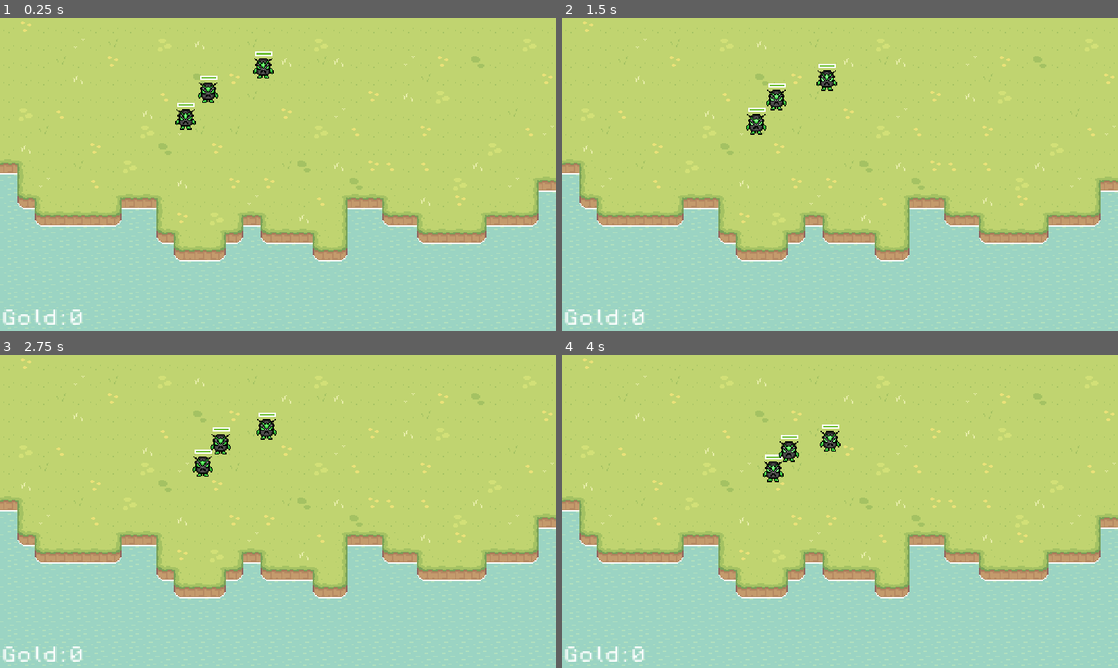
Above: before the commit, frames 1-4 (two rows, left to right).
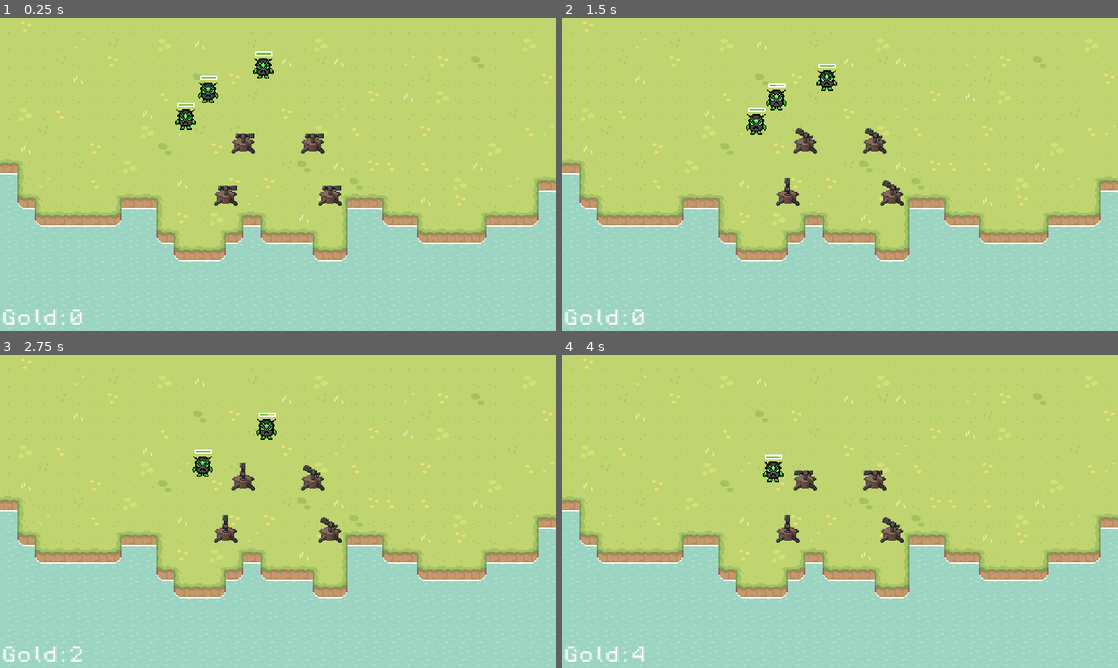
Above: after the commit, the same moments.

Repository: CrippledJevil/Command-Line-Invaders
Game: Godot game, scene res://Scenes/Map.tscn
The game is run twice, just before and just after one commit, with the same random seed, the same clock (stepped at 60 frames per second) and the same inputs.
Inputs (mouse positions are in pixels of both pictures, inside the frame that each line leads up to):
- Up to frame 1 (0.25 s): no input
- Up to frame 2 (1.5 s): tap Enter at 0.5 s; move the mouse to (962, 158) at 0.52 s; hold D 0.53-1.28 s; tap Q at 0.6 s; click (962, 158) at 0.67 s; tap Space at 0.77 s; move the mouse to (728, 190) at 1.27 s; hold S from 1.28 s (still down); tap E at 1.35 s
- Up to frame 3 (2.75 s): tap Space at 1.52 s; move the mouse to (333, 442) at 2.02 s; release S at 2.03 s; hold D from 2.03 s (still down); tap R at 2.1 s
- Up to frame 4 (4 s): move the mouse to (812, 574) at 2.77 s; release D at 2.78 s; hold W 2.78-3.53 s; tap T at 2.85 s; click (812, 574) at 2.92 s; tap Space at 3.02, 3.77 s; move the mouse to (1006, 558) at 3.52 s; hold A from 3.53 s (still down); tap Y at 3.6 s

The runs differ from the first frame. In frame 1, 0.8% of the frame differs, in the area x 38-62%, y 36-60%; in frame 2, 0.8%; in frame 3, 1.0%; in frame 4, 1.3%, in the area x 12-62%, y 22-98%.

Commit message:
.

Diff:
--- a/Scenes/Enemy.tscn
+++ b/Scenes/Enemy.tscn
@@ -48,6 +48,7 @@
 
 [node name="Enemy" type="Area2D"]
 collision_layer = 2
+collision_mask = 4
 script = ExtResource("1_sp2wt")
 
 [node name="AnimatedSprite2D" type="AnimatedSprite2D" parent="."]
--- a/Scenes/Map.tscn
+++ b/Scenes/Map.tscn
@@ -1,7 +1,8 @@
-[gd_scene load_steps=11 format=3 uid="uid://dqskniy2lw4vr"]
+[gd_scene load_steps=12 format=3 uid="uid://dqskniy2lw4vr"]
 
 [ext_resource type="Texture2D" uid="uid://kn8ymiwnfa33" path="res://Assets/Terrain/Terrain.png" id="1_m5ekw"]
 [ext_resource type="PackedScene" uid="uid://cgfd22t0s5fv" path="res://Scenes/Water.tscn" id="2_o6elg"]
+[ext_resource type="PackedScene" uid="uid://c82mnmorslomj" path="res://Scenes/Tower.tscn" id="3_3ush0"]
 [ext_resource type="PackedScene" uid="uid://baha4qtdopswn" path="res://Scenes/EnemyManager.tscn" id="3_tk1wx"]
 [ext_resource type="Script" path="res://Scripts/HUD.gd" id="4_sxs47"]
 [ext_resource type="FontFile" uid="uid://cy4fdok313bht" path="res://Assets/Font/PixelOperator8.ttf" id="5_7lqxn"]
@@ -46,6 +47,7 @@
 
 [sub_resource type="TileSetScenesCollectionSource" id="TileSetScenesCollectionSource_iiwng"]
 scenes/1/scene = ExtResource("2_o6elg")
+scenes/2/scene = ExtResource("3_3ush0")
 
 [sub_resource type="TileSet" id="TileSet_ta73q"]
 sources/1 = SubResource("TileSetAtlasSource_aoxhp")
@@ -64,7 +66,7 @@
 layer_0/name = "Background"
 layer_0/tile_data = PackedInt32Array(-524304, 65537, 1, -458768, 65537, 1, -393232, 65537, 1, -327696, 65537, 1, -26216 …(10416 unchanged characters)…
 layer_1/name = "Towers"
-layer_1/tile_data = PackedInt32Array()
+layer_1/tile_data = PackedInt32Array(131069, 2, 131072, 65539, 2, 131072, -65538, 2, 131072, -131070, 2, 131072)
 
 [node name="EnemyManager" parent="." instance=ExtResource("3_tk1wx")]
 unique_name_in_owner = true
@@ -77,13 +79,13 @@
 [node name="Camera2D" type="Camera2D" parent="."]
 zoom = Vector2(2.25, 2.25)
 
-[node name="Control" type="Control" parent="."]
+[node name="GUI" type="Control" parent="."]
 layout_mode = 3
 anchors_preset = 0
 script = ExtResource("4_sxs47")
 metadata/_edit_use_anchors_ = true
 
-[node name="Label" type="Label" parent="Control"]
+[node name="Label" type="Label" parent="GUI"]
 layout_mode = 1
 anchors_preset = 2
 anchor_top = 1.0
--- a/Scenes/Tower.tscn
+++ b/Scenes/Tower.tscn
@@ -1,15 +1,142 @@
-[gd_scene load_steps=3 format=3 uid="uid://c82mnmorslomj"]
+[gd_scene load_steps=21 format=3 uid="uid://c82mnmorslomj"]
 
 [ext_resource type="Script" path="res://Scripts/Tower.gd" id="1_uhuuk"]
+[ext_resource type="Texture2D" uid="uid://cqf0fpoc7gsm" path="res://Assets/Buildings/Turret/east.png" id="2_mp7bj"]
+[ext_resource type="Texture2D" uid="uid://dttpfhe41a4mf" path="res://Assets/Buildings/Turret/southeast.png" id="3_abyeg"]
+[ext_resource type="Texture2D" uid="uid://vl02lc02pemb" path="res://Assets/Buildings/Turret/north.png" id="3_kyn23"]
+[ext_resource type="Texture2D" uid="uid://c1i116awq7jyg" path="res://Assets/Buildings/Turret/northeast.png" id="4_vovfy"]
+[ext_resource type="Texture2D" uid="uid://bkg7iuiewbquh" path="res://Assets/Buildings/Turret/northwest.png" id="5_06jn7"]
+[ext_resource type="Texture2D" uid="uid://h8jgoftigfbs" path="res://Assets/Buildings/Turret/south.png" id="6_p32pv"]
+[ext_resource type="Texture2D" uid="uid://bgxtnvcyhx85d" path="res://Assets/Buildings/Turret/southwest.png" id="8_k6pfc"]
+[ext_resource type="Texture2D" uid="uid://dyw1mwu44efn7" path="res://Assets/Buildings/Turret/west.png" id="9_400nm"]
 
-[sub_resource type="CircleShape2D" id="CircleShape2D_m7cwg"]
+[sub_resource type="RectangleShape2D" id="RectangleShape2D_on3xa"]
+size = Vector2(32, 32)
 
-[node name="Tower" type="Area2D"]
-collision_layer = 4
+[sub_resource type="AtlasTexture" id="AtlasTexture_0john"]
+atlas = ExtResource("2_mp7bj")
+region = Rect2(0, 0, 32, 32)
+
+[sub_resource type="AtlasTexture" id="AtlasTexture_ajh5k"]
+atlas = ExtResource("3_kyn23")
+region = Rect2(0, 0, 32, 32)
+
+[sub_resource type="AtlasTexture" id="AtlasTexture_mla6x"]
+atlas = ExtResource("4_vovfy")
+region = Rect2(0, 0, 32, 32)
+
+[sub_resource type="AtlasTexture" id="AtlasTexture_w1p3u"]
+atlas = ExtResource("5_06jn7")
+region = Rect2(0, 0, 32, 32)
+
+[sub_resource type="AtlasTexture" id="AtlasTexture_1j12s"]
+atlas = ExtResource("6_p32pv")
+region = Rect2(0, 0, 32, 32)
+
+[sub_resource type="AtlasTexture" id="AtlasTexture_cgm72"]
+atlas = ExtResource("3_abyeg")
+region = Rect2(0, 0, 32, 32)
+
+[sub_resource type="AtlasTexture" id="AtlasTexture_vt0es"]
+atlas = ExtResource("8_k6pfc")
+region = Rect2(0, 0, 32, 32)
+
+[sub_resource type="AtlasTexture" id="AtlasTexture_blvtk"]
+atlas = ExtResource("9_400nm")
+region = Rect2(0, 0, 32, 32)
+
+[sub_resource type="SpriteFrames" id="SpriteFrames_bqmj5"]
+animations = [{
+"frames": [{
+"duration": 1.0,
+"texture": SubResource("AtlasTexture_0john")
+}],
+"loop": true,
+"name": &"east",
+"speed": 5.0
+}, {
+"frames": [{
+"duration": 1.0,
+"texture": SubResource("AtlasTexture_ajh5k")
+}],
+"loop": true,
+"name": &"north",
+"speed": 5.0
+}, {
+"frames": [{
+"duration": 1.0,
+"texture": SubResource("AtlasTexture_mla6x")
+}],
+"loop": true,
+"name": &"north_east",
+"speed": 5.0
+}, {
+"frames": [{
+"duration": 1.0,
+"texture": SubResource("AtlasTexture_w1p3u")
+}],
+"loop": true,
+"name": &"north_west",
+"speed": 5.0
+}, {
+"frames": [{
+"duration": 1.0,
+"texture": SubResource("AtlasTexture_1j12s")
+}],
+"loop": true,
+"name": &"south",
+"speed": 5.0
+}, {
+"frames": [{
+"duration": 1.0,
+"texture": SubResource("AtlasTexture_cgm72")
+}],
+"loop": true,
+"name": &"south_east",
+"speed": 5.0
+}, {
+"frames": [{
+"duration": 1.0,
+"texture": SubResource("AtlasTexture_vt0es")
+}],
+"loop": true,
+"name": &"south_west",
+"speed": 5.0
+}, {
+"frames": [{
+"duration": 1.0,
+"texture": SubResource("AtlasTexture_blvtk")
+}],
+"loop": true,
+"name": &"west",
+"speed": 5.0
+}]
+
+[sub_resource type="CircleShape2D" id="CircleShape2D_o8u4e"]
+radius = 114.739
+
+[node name="Tower" type="Node2D"]
 script = ExtResource("1_uhuuk")
 
-[node name="CollisionShape2D" type="CollisionShape2D" parent="."]
+[node name="Building" type="Area2D" parent="."]
+collision_layer = 4
+collision_mask = 2
+
+[node name="CollisionShape2D" type="CollisionShape2D" parent="Building"]
 visibility_layer = 2
-shape = SubResource("CircleShape2D_m7cwg")
+position = Vector2(-8, -8)
+shape = SubResource("RectangleShape2D_on3xa")
 
-[connection signal="body_entered" from="." to="." method="_on_body_entered"]
+[node name="AnimatedSprite2D" type="AnimatedSprite2D" parent="Building"]
+position = Vector2(-8, -8)
+sprite_frames = SubResource("SpriteFrames_bqmj5")
+animation = &"north_west"
+autoplay = "east"
+
+[node name="Attack Range" type="Area2D" parent="."]
+collision_mask = 2
+
+[node name="CollisionShape2D" type="CollisionShape2D" parent="Attack Range"]
+visible = false
+position = Vector2(-8, -8)
+shape = SubResource("CircleShape2D_o8u4e")
--- a/Scripts/Enemy.gd
+++ b/Scripts/Enemy.gd
@@ -22,10 +22,10 @@
 
 # Called every frame. 'delta' is the elapsed time since the previous frame.
 func _physics_process(delta):
-  var intersecting = self.get_overlapping_bodies()
+  var intersecting = self.get_overlapping_areas()
   if intersecting.size() > 0:
     currentTarget = (intersecting[0] as Node2D).position
-    self.attack(currentTarget)
+    self.attack((intersecting[0] as Area2D).get_parent())
   else:
     currentTarget = target
 
@@ -52,5 +52,6 @@
   targ.damage(dmg)
 
 func kill():
-  $EnemyManager.gold += 1
+  #enemy_manager.gold += 1
+  self.get_parent().gold += 1
   self.queue_free()
--- a/Scripts/EnemyManager.gd
+++ b/Scripts/EnemyManager.gd
@@ -28,10 +28,6 @@
   var spawned_enemy = enemy_scene.instantiate()
   spawned_enemy.set_mode(mode+1)
   var degrees = RNG.randf_range(0, 120)-60
-  print(degrees)
-  print(sin(degrees))
-  print(cos(degrees))
   spawned_enemy.position = Vector2(sin(deg_to_rad(degrees)) * spawn_distance, -cos(deg_to_rad(degrees)) * spawn_distance)
-  print(spawned_enemy.position)
   add_child(spawned_enemy)
   pass
--- a/Scripts/HUD.gd
+++ b/Scripts/HUD.gd
@@ -6,7 +6,6 @@
 func _ready():
   pass # Replace with function body.
 
-
 # Called every frame. 'delta' is the elapsed time since the previous frame.
 func _process(delta):
   label.text = "Gold:" +str(%EnemyManager.gold)
--- a/Scripts/Tower.gd
+++ b/Scripts/Tower.gd
@@ -1,14 +1,17 @@
-extends Area2D
-var range = 10;
-var dmg = 5;
-var atkspd = .333;
+extends Node2D
+@export var range = 10;
+@export var dmg = 5;
+@export var atkspd = .333;
 var chmod = false;
 var locked = false;
 var enemies;
-var closest;
 var rotate;
-var timer
-var health = 50
+var timer = 0
+@export var health = 50
+
+@onready var building = $Building
+@onready var attack_range = $"Attack Range"
+@onready var animated_sprite_2d = $Building/AnimatedSprite2D
 
 # Called when the node enters the scene tree for the first time.
 func _ready():
@@ -18,30 +21,49 @@
 # Called every frame. 'delta' is the elapsed time since the previous frame.
 func _process(delta):
   timer = timer + delta
-  enemies = self.get_overlapping_bodies()
+  enemies = attack_range.get_overlapping_areas()
   if enemies.is_empty():
     pass
+  var closest = null;
   var closestDist = 9999999;
   for x in enemies:
-    if(x.distance_to(self.position)<closestDist):
+    if(x.position.distance_to(self.position)<closestDist):
       closest = x;
-  if(timer>=atkspd):
+  if timer>=atkspd and closest != null:
     fire(closest)
     timer = 0
   pass
 
 func fire(e: Node2D):
-  var C:Vector2 = self.position;
-  var B:Vector2 = Vector2(0, 1);
-  var A = e.position-C;
+  #var C:Vector2 = self.position;
+  var C: Vector2 = Vector2(0, 0)
+  var B: Vector2 = Vector2(0, 1);
+  var A = e.position-self.position;
+  A.y = -A.y
   var c = sqrt(abs(pow(A.x-B.x, 2)+pow(A.y-B.y, 2)));
   var b = sqrt(abs(pow(A.x-C.x, 2)+pow(C.y-A.y, 2)));
   var a = sqrt(abs(pow(C.x-B.x, 2)+pow(C.y-B.y, 2)));
-  var d = acos((pow(a, 2)+pow(b, 2)-pow(c, 2))/2*a*b)
-  if (e.position.x < c.x):
-    d = 360- d
-  rotate = floor(d/45);
-  closest.damage(dmg);
+  var d = rad_to_deg(acos((pow(a, 2)+pow(b, 2)-pow(c, 2))/(2*a*b)))
+  if (e.position.x < self.position.x):
+    d = 360 - d
+  if d < 22.5 or d > 360 - 22.5:
+    animated_sprite_2d.play("north")
+  elif d < 45 + 22.5:
+    animated_sprite_2d.play("north_east")
+  elif d < 90 + 22.5:
+    animated_sprite_2d.play("east")
+  elif d < 135 + 22.5:
+    animated_sprite_2d.play("south_east")
+  elif d < 180 + 22.5:
+    animated_sprite_2d.play("south")
+  elif d < 225 + 22.5:
+    animated_sprite_2d.play("south_west")
+  elif d < 270 + 22.5:
+    animated_sprite_2d.play("west")
+  elif d < 315 + 22.5:
+    animated_sprite_2d.play("north_west")
+
+  e.damage(dmg);
   pass
 
 func upgrade():
